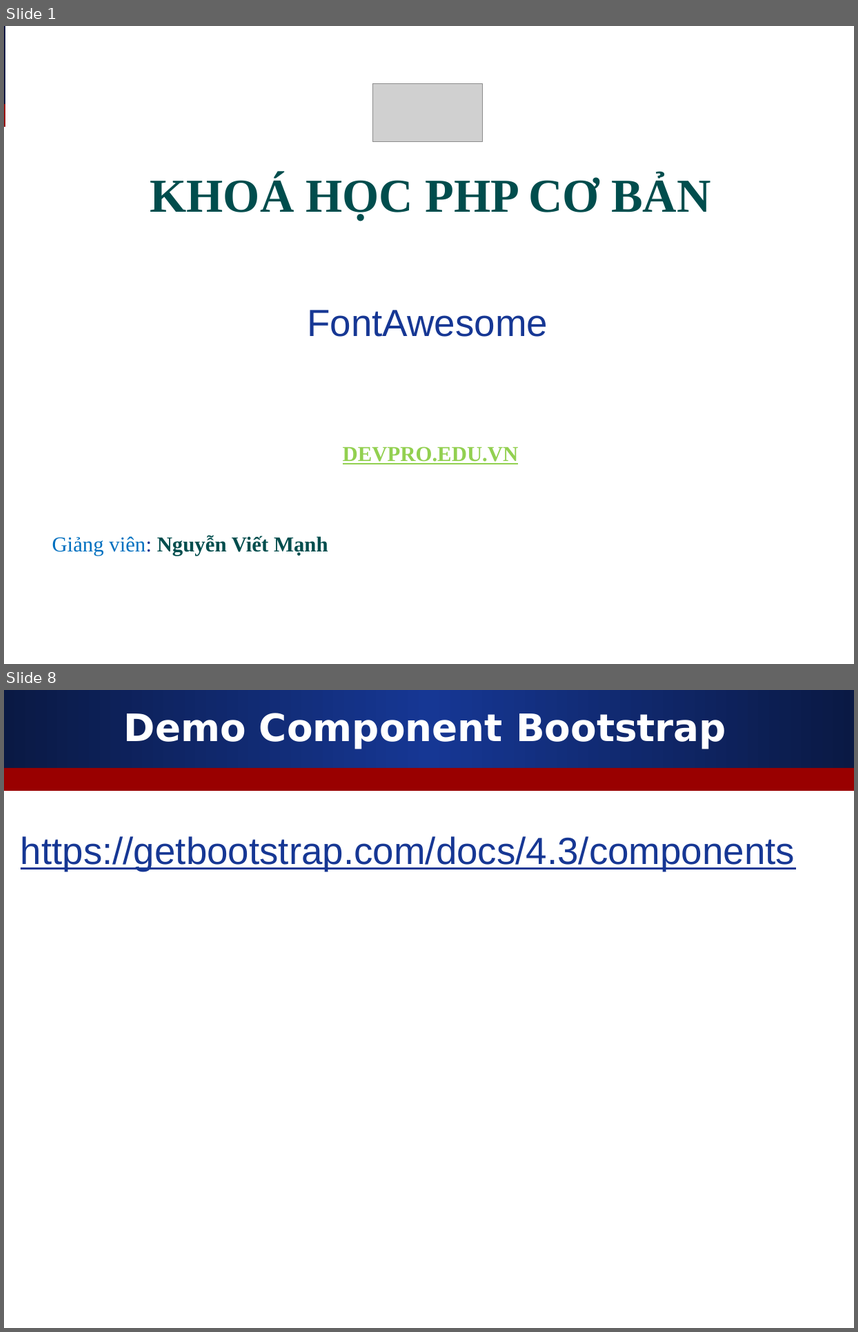
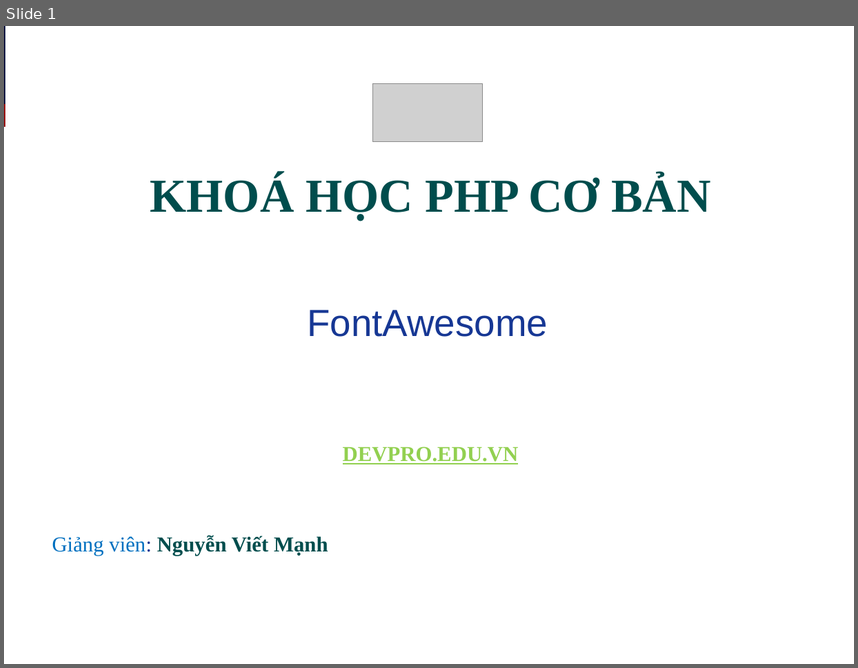
Before and after one commit to melng124/php39_devpro, a slide deck: Day5_FontAwesome_Thuc_hanh_Bootstrap/Slide_bai_giang/FontAwesome.ppt. Shown one above the other, each under a label of ours: slides 1 and 8 before the commit, slide 1 after it; the slides between them are not shown. The pictures are 858x1332 and 858x668 pixels, drawn with LibreOffice and Linux fonts; fonts in the diff are those of the drawing; grey boxes stand for pictures. Boxes give left, top, right and bottom in pixels: in the first picture for what was removed or moved away, otherwise in the second. Text is boxed around its words. In the diff, an @@ line names an element or a change of style, - is before the commit and + after.

```diff
--- a/Day5_FontAwesome_Thuc_hanh_Bootstrap/Slide_bai_giang/FontAwesome.ppt
+++ b/Day5_FontAwesome_Thuc_hanh_Bootstrap/Slide_bai_giang/FontAwesome.ppt
@@ slide 8 removed at [4, 690, 854, 1328], background #FFFFFF; not listed: 2 template elements that a slide beside it also shows @@
@@ title removed at [124, 713, 726, 749] @@
-Demo Component Bootstrap
@@ text removed at [21, 836, 795, 871] @@
-https://getbootstrap.com/docs/4.3/components
```
Also in this commit, not shown: 2 slides changed, 2 slides added, 4 other slides removed, 1 other file.
